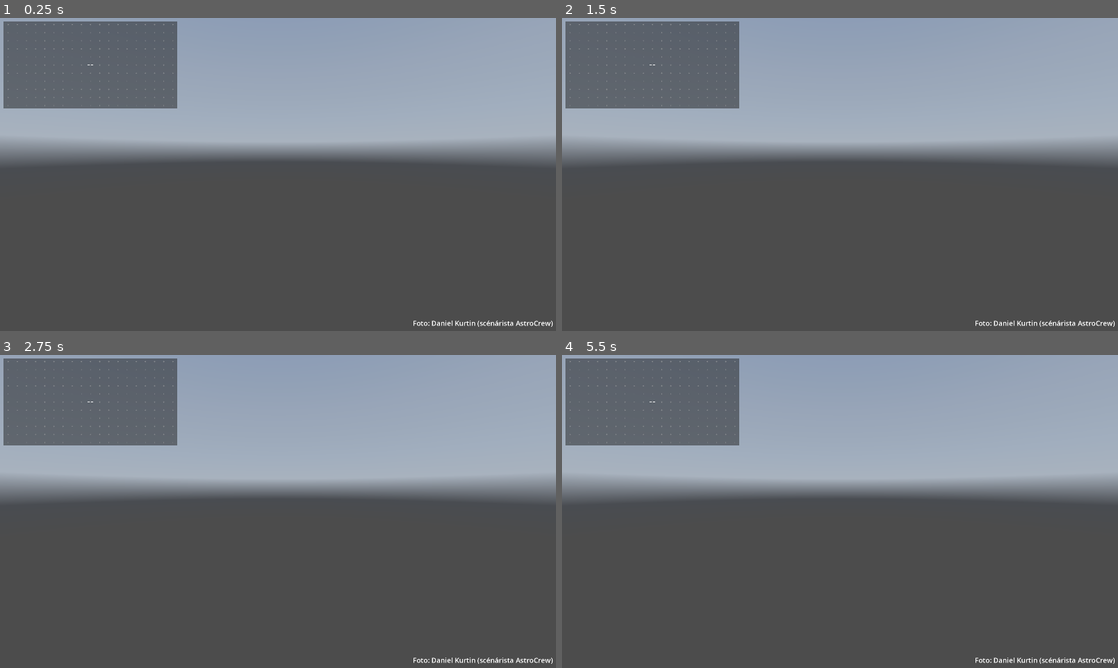
Above: before the commit, frames 1-4 (two rows, left to right).
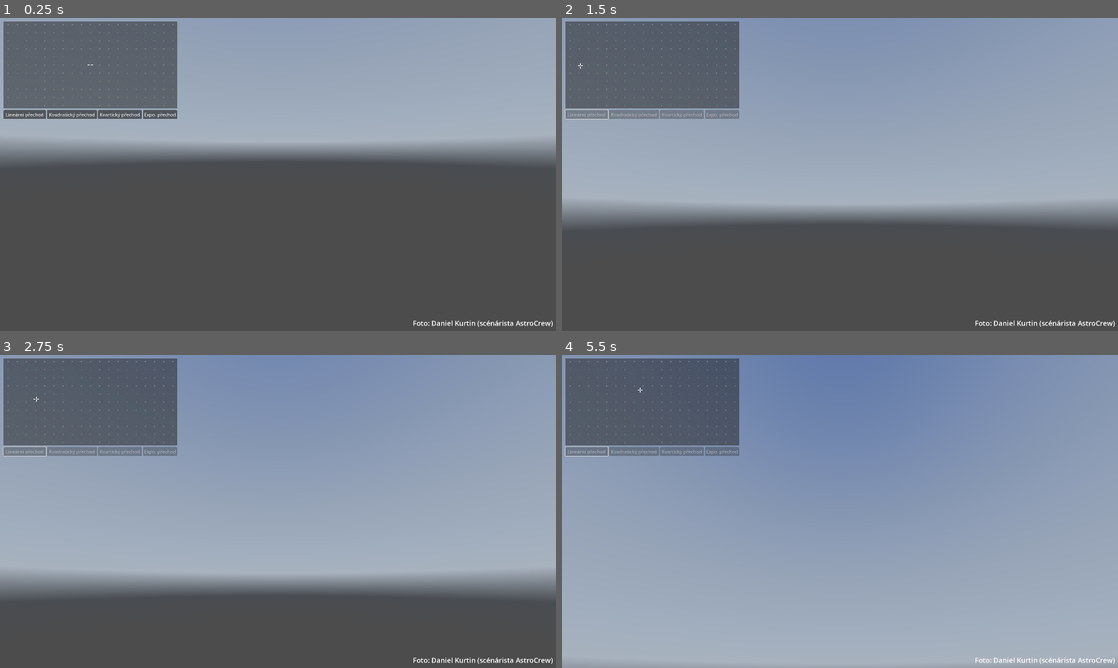
Above: after the commit, the same moments.

Repository: MadeByIToncek/maturitni_prace
Game: Godot game, scene res://main.tscn
Same seed, same stepped clock (60 frames per second), same inputs: the game is played once before the commit and once after it. A sky picture missing from this copy of the repository is replaced by a grey-blue gradient.
Inputs (mouse positions are in pixels of both pictures, inside the frame that each line leads up to):
- Up to frame 1 (0.25 s): no input
- Up to frame 2 (1.5 s): click (584, 115) at 0.5 s, where only the run after the commit has a clickable "Lineární přechod"; tap Enter at 1.25 s; move the mouse to (962, 158) at 1.27 s; click (962, 158) at 1.42 s
- Up to frame 3 (2.75 s): drag from (166, 527) to (250, 574) at 2.02 s
- Up to frame 4 (5.5 s): move the mouse to (895, 442) at 2.77 s; click (895, 442) at 2.92 s; drag from (812, 574) to (673, 464) at 3.52 s; move the mouse to (1006, 558) at 4.27 s; click (1006, 558) at 4.42 s; drag from (673, 464) to (756, 433) at 5.02 s

The runs differ from the first frame. In frame 1, 0.9% of the frame differs, in the area x 0-32%, y 29-33%; in frame 2, 25%; in frame 3, 37%; in frame 4, 85%, in the area x 0-100%, y 0-100%.

Commit message:
Progress

Diff:
--- a/az-alt-space/graphcontroller.gd
+++ b/az-alt-space/graphcontroller.gd
@@ -3,7 +3,9 @@
 @export var group : Control;
 @export var cursor : Control;
 @export var camera : Camera3D;
+@export var timer : Timer;
 
+var animating = false;
 var dragging = false
 var topleft;
 var bottomright;
@@ -13,24 +15,26 @@
 	topleft = group.position;
 	bottomright = topleft + group.size;
 	midpoint = (bottomright + topleft)/2;
-	upudate(midpoint);
+
+	update(midpoint);
 	pass
 
 func _input(event):
-	if event is InputEventMouseMotion and dragging:
-		upudate(event.position);
-	# While dragging, move the sprite with the mouse.
+	if not animating:
+		if event is InputEventMouseMotion and dragging:
+			update(event.position);
+		# While dragging, move the sprite with the mouse.
 
-	if event is InputEventMouseButton and event.button_index == MOUSE_BUTTON_LEFT:
-		if(event.position.x > topleft.x && event.position.x <  bottomright.x && event.position.y > topleft.y && event.position.y < bottomright.y):
-			if not dragging and event.pressed:
-				dragging = true
+		if event is InputEventMouseButton and event.button_index == MOUSE_BUTTON_LEFT:
+			if(event.position.x > topleft.x && event.position.x <  bottomright.x && event.position.y > topleft.y && event.position.y < bottomright.y):
+				if not dragging and event.pressed:
+					dragging = true
 
-		if dragging and not event.pressed:
-			dragging = false
+			if dragging and not event.pressed:
+				dragging = false
 
 
-func upudate(position: Vector2):
+func update(position: Vector2):
 	var pos;
 	if(position.x > topleft.x && position.x <  bottomright.x && position.y > topleft.y && position.y < bottomright.y):
 		pos = position;
@@ -40,6 +44,7 @@
 	cursor.position = pos - Vector2(10,10);
 	var absolutePos = linear_remap_vec(pos - midpoint + Vector2(10,10),Vector2(290,140),Vector2(-290,-140), Vector2(-180,-90),Vector2(180,90));
 	camera.rotation_degrees = Vector3(absolutePos.y,absolutePos.x,0)
+	#print(camera.rotation_degrees);
 	pass
 
 
@@ -85,3 +90,47 @@
 
 	# Convert the 0-1 range into a value in the right range.
 	return rightMin + (valueScaled * rightSpan)
+
+func changeToAnim1():
+	anim(Tween.TRANS_LINEAR);
+
+func changeToAnim2():
+	anim(Tween.TRANS_QUAD);
+
+func changeToAnim3():
+	anim(Tween.TRANS_QUART);
+
+func changeToAnim4():
+	anim(Tween.TRANS_EXPO);
+
+func anim(trans:Tween.TransitionType):
+	if not animating:
+		animating = true;
+		$"../Animace 1".disabled = true;
+		$"../Animace 2".disabled = true;
+		$"../Animace 3".disabled = true;
+		$"../Animace 4".disabled = true;
+		var tween = get_tree().create_tween().set_parallel().set_ease(Tween.EASE_IN_OUT).set_trans(trans);
+
+		camera.rotation_degrees = Vector3(10.92857, 166.9655,0);
+
+		tween.tween_property(camera,"rotation_degrees",Vector3(83.25282, -160.2069,0),10);
+		tween.finished.connect(func():
+			animating = false;
+			$"../Animace 1".disabled = false;
+			$"../Animace 2".disabled = false;
+			$"../Animace 3".disabled = false;
+			$"../Animace 4".disabled = false;
+		);
+		tween.pause();
+		await get_tree().create_timer(1).timeout;
+		tween.play();
+
+
+func _process(delta: float) -> void:
+	if animating:
+		#var absolutePos = linear_remap_vec(pos - midpoint + Vector2(10,10),Vector2(290,140),Vector2(-290,-140), Vector2(-180,-90),Vector2(180,90));
+		var relativePos = linear_remap_vec(Vector2(camera.rotation_degrees.y, camera.rotation_degrees.x),Vector2(-180,-90), Vector2(180,90), Vector2(290,140),Vector2(-290,-140));
+		relativePos += midpoint + Vector2(10,10);
+		cursor.position = relativePos;
+		pass
--- a/az-alt-space/main.tscn
+++ b/az-alt-space/main.tscn
@@ -122,7 +122,7 @@
 offset_right = 9.0
 offset_bottom = 1.0
 
-[node name="TouchDetector" type="Control" parent="CanvasLayer" node_paths=PackedStringArray("group", "cursor", "camera")]
+[node name="TouchDetector" type="Control" parent="CanvasLayer" node_paths=PackedStringArray("group", "cursor", "camera", "timer")]
 layout_mode = 3
 anchors_preset = 0
 offset_right = 1920.0
@@ -131,6 +131,7 @@
 group = NodePath("../Group")
 cursor = NodePath("../Group/Cursor")
 camera = NodePath("../../Camera3D")
+timer = NodePath("../Timer")
 
 [node name="Label" type="Label" parent="CanvasLayer"]
 offset_left = 1425.0
@@ -140,7 +141,45 @@
 text = "Foto: Daniel Kurtin (scénárista AstroCrew)"
 label_settings = SubResource("LabelSettings_jxdg8")
 
+[node name="Timer" type="Timer" parent="CanvasLayer"]
+wait_time = 8.0
+autostart = true
+
+[node name="Animace 1" type="Button" parent="CanvasLayer"]
+offset_left = 10.0
+offset_top = 316.0
+offset_right = 156.0
+offset_bottom = 347.0
+text = "Lineární přechod"
+
+[node name="Animace 2" type="Button" parent="CanvasLayer"]
+offset_left = 160.0
+offset_top = 316.0
+offset_right = 333.0
+offset_bottom = 347.0
+text = "Kvadratický přechod"
+
+[node name="Animace 3" type="Button" parent="CanvasLayer"]
+offset_left = 337.0
+offset_top = 316.0
+offset_right = 488.0
+offset_bottom = 347.0
+text = "Kvartický přechod"
+
+[node name="Animace 4" type="Button" parent="CanvasLayer"]
+offset_left = 492.0
+offset_top = 316.0
+offset_right = 610.0
+offset_bottom = 347.0
+text = "Expo. přechod"
+
 [node name="Camera3D" type="Camera3D" parent="."]
 
 [node name="WorldEnvironment" type="WorldEnvironment" parent="."]
 environment = SubResource("Environment_xmbo5")
+
+[connection signal="timeout" from="CanvasLayer/Timer" to="CanvasLayer/TouchDetector" method="_on_timer_timeout"]
+[connection signal="pressed" from="CanvasLayer/Animace 1" to="CanvasLayer/TouchDetector" method="changeToAnim1"]
+[connection signal="pressed" from="CanvasLayer/Animace 2" to="CanvasLayer/TouchDetector" method="changeToAnim2"]
+[connection signal="pressed" from="CanvasLayer/Animace 3" to="CanvasLayer/TouchDetector" method="changeToAnim3"]
+[connection signal="pressed" from="CanvasLayer/Animace 4" to="CanvasLayer/TouchDetector" method="changeToAnim4"]
Not shown, changed: az-alt-space/export_presets.cfg
Not shown, changed: maturitni_prace.tex
